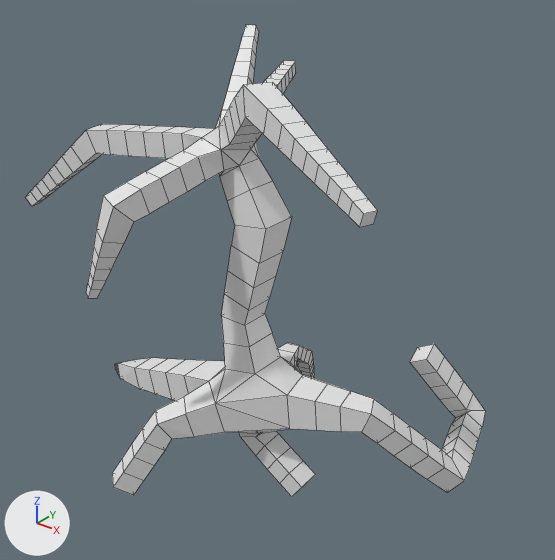
The Blender file salemstalker/Assets/3D/plants/swamptree3.blend, before and after one commit.
The view is the same before and after, from a camera (50 mm lens) standing at (9.03, -10.51, 10.41) and looking at (-0.08, 0.89, 3.35). Arrows for +X, +Y and +Z are at lower left; the lights stay in place. The older version comes first. Mesh edges are drawn as thin lines.

The older version as bpy lines, for what is in view:
```python
me_vert = bpy.data.meshes.new('Vert')
me_vert.from_pydata(...)  # 515 vertices, 523 faces; spans x -5.62..4.18, y -2.77..4.36, z -1.19..8.36
ob_vert = bpy.data.objects.new('Vert', me_vert)
ob_vert.location = (0.0, 0.0, 0.0)
```
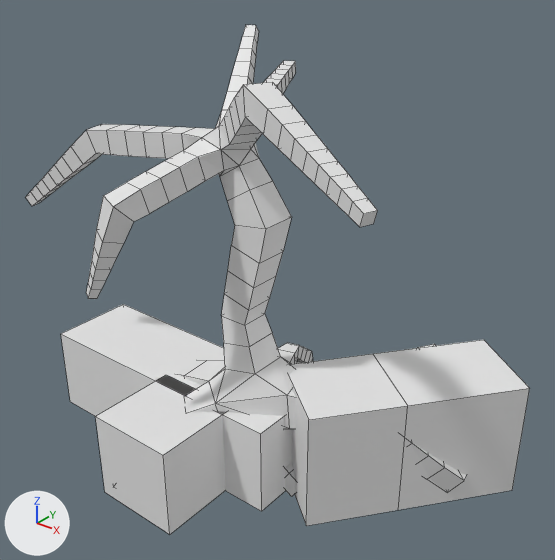
Boxes [x1, y1, x2, y2] around the edits, measured in the pictures (555 x 560 px):
'Cube.002-colony', added: after [61, 304, 530, 534]

Diff of the bpy script that builds the scene:
```diff
--- a/salemstalker/Assets/3D/plants/swamptree3.blend.py
+++ b/salemstalker/Assets/3D/plants/swamptree3.blend.py
@@ me_cube_002 @@
+me_cube_002.from_pydata(...)  # 28 vertices, 22 faces; spans x -5.88..1.0, y -5.72..3.64, z -1.0..1.64
@@ ob_cube_002_colony @@
+ob_cube_002_colony = bpy.data.objects.new('Cube.002-colony', me_cube_002)
+ob_cube_002_colony.location = (1.81, 0.65, 0.0)
+ob_cube_002_colony.rotation_euler = (0.0, 0.0, -0.662)  # degrees (0, 0, -38)
```
